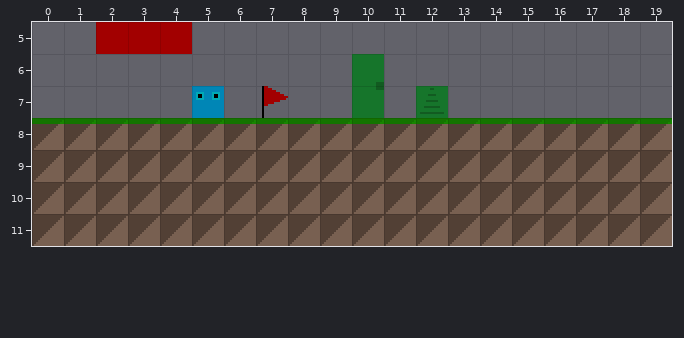
Tiled map, stored at www/assets/tilemaps/level1.tmx. Above, as it was before the edit.
Cells are 16x16 px. Shown: x 0..19, y 5..11. The old version is drawn lined up with the new one.
New version:
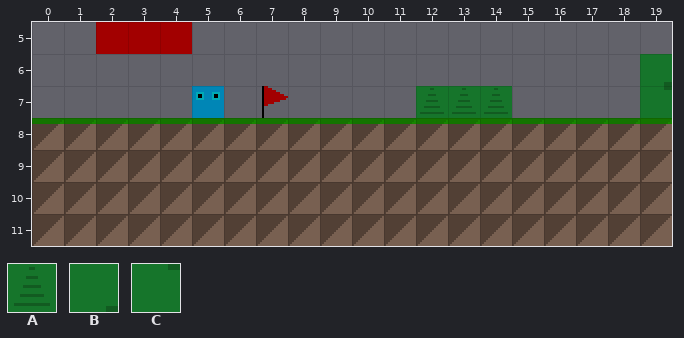
Key: from "psTileset-extruded": A 6, B 10, C 11.
_ is an empty cell.
Change:
map size 24x12 -> 20x12 cells
Layer "World":
y 6: x 10 B -> _; x 19 _ -> B
y 7: x 10 C -> _; x 13..14 __ -> AA; x 19 _ -> C
